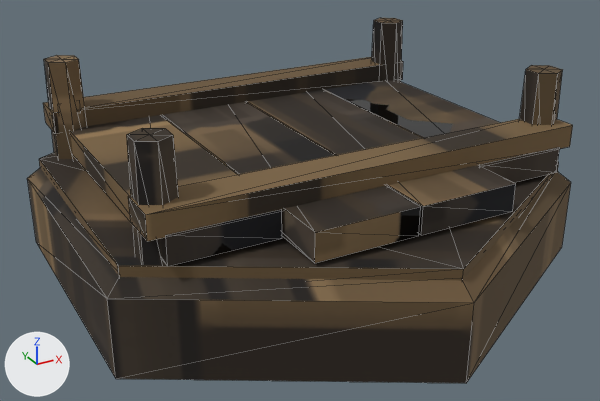
The glTF model assets/models/topi/obj_bridge.glb: old version first, new version second.
Both versions are drawn from a 50 mm lens placed at (-0.875, -1.603, 0.718), pointed at (-0.014, -0.038, -0.065). The axes (+X, +Y, +Z) are drawn at lower left. The lights are the same throughout. The picture after the commit comes second. Mesh edges are drawn as thin lines. Vertices at exactly the same position are counted once.

Objects in the first picture: 'obj_bridge'.
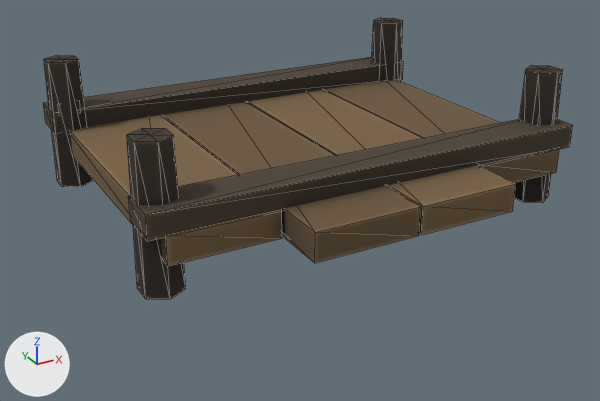
Pixel boxes [x1, y1, x2, y2] of what changed, in the pictures (600 x 401 px):
'obj_bridge', reshaped (23% shorter)
    before: [27, 18, 573, 383]
    after: [43, 18, 573, 299]
part 1 of me_obj_bridge, deleted
    before: [27, 168, 571, 383]
part 2 of me_obj_bridge, deleted
    before: [39, 153, 559, 281]
part 3 of me_obj_bridge, surface changed
    before: [43, 18, 573, 266]
    after: [43, 18, 573, 299]

The edits, one by one:
me_obj_bridge is used by ob_obj_bridge; location (0.0, 0.0, 0.0).
me_obj_bridge had 150 vertices, 244 faces and spanned x -0.558..0.558, y -0.644..0.644, z -0.2..0.25.
me_obj_bridge now has 120 vertices, 192 faces and spans x -0.49..0.49, y -0.48..0.48, z -0.05..0.25.
me_obj_bridge part 1: the loose piece of 18 vertices spanning x -0.558..0.558, y -0.644..0.644, z -0.2..0.0 is deleted.
me_obj_bridge part 2: the loose piece of 12 vertices spanning x -0.527..0.527, y -0.609..0.609, z -0.04..0.02 is deleted.
me_obj_bridge part 3: 192 kept faces spanning x -0.49..0.49, y -0.48..0.48, z -0.05..0.25 get new texture (UV) coordinates.
